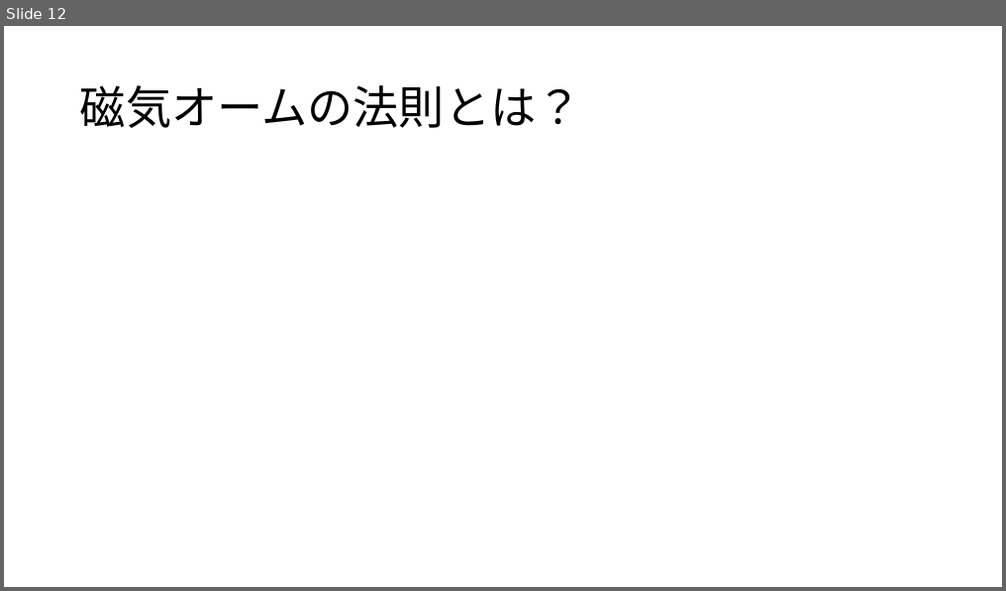
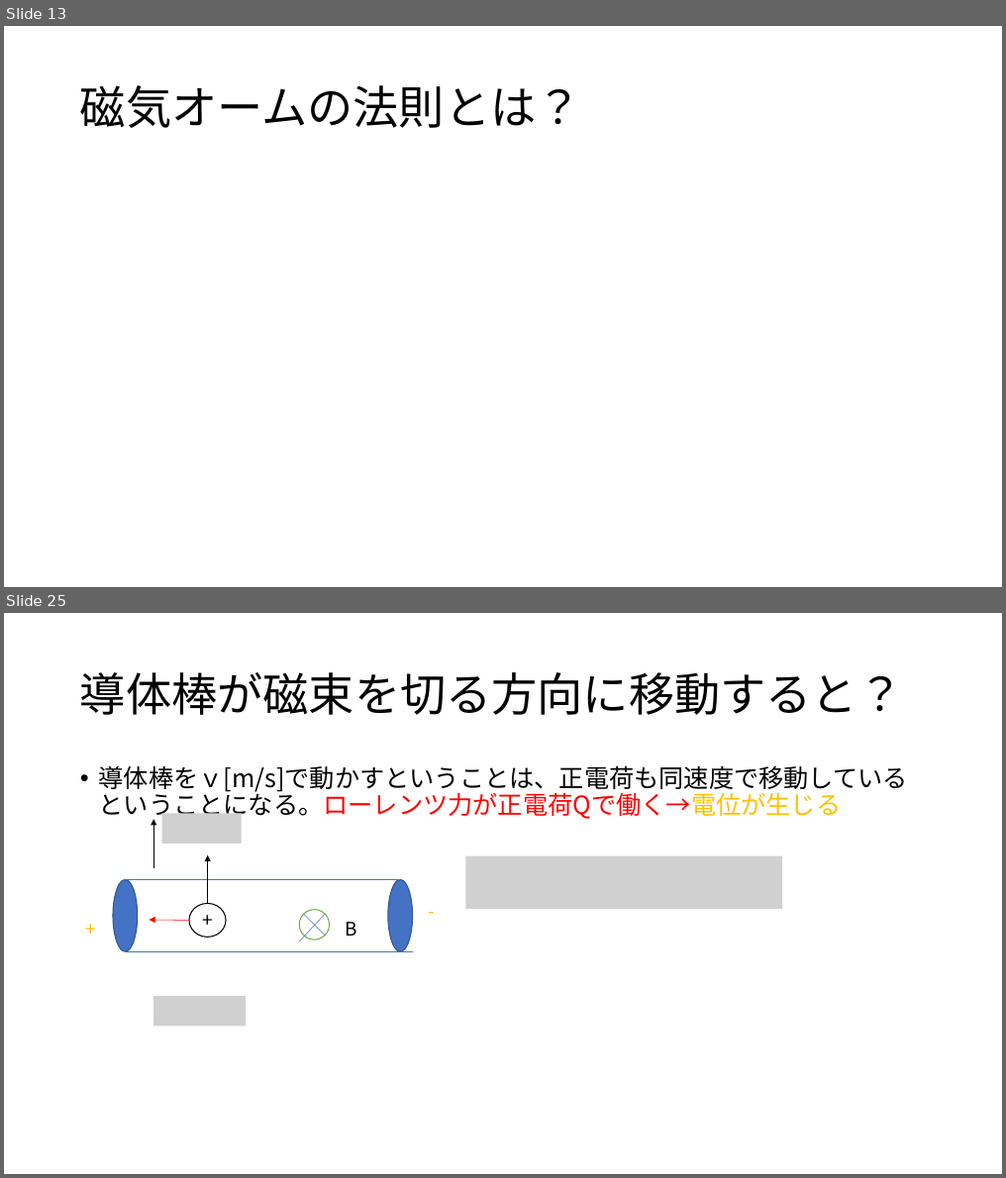
Before and after one commit to irucairuca/denkinonigemichi, a slide deck: irucadenkidaigaku/slide/jiki.pptm. Shown one above the other, each under a label of ours: slide 12 before the commit, slides 13 and 25 after it; the slides between them are not shown. The pictures are 1006x591 and 1006x1178 pixels, drawn with LibreOffice and Linux fonts; fonts in the diff are those of the drawing; grey boxes stand for pictures. Boxes give left, top, right and bottom in pixels: in the first picture for what was removed or moved away, otherwise in the second. Text is boxed around its words. In the diff, an @@ line names an element or a change of style, - is before the commit and + after.

```diff
--- a/irucadenkidaigaku/slide/jiki.pptm
+++ b/irucadenkidaigaku/slide/jiki.pptm
@@ slide 25 added at (4,613,1002,1174), background #FFFFFF @@
@@ title added at (80,672,903,715), 44 pt, text #000000 @@
+導体棒が磁束を切る方向に移動すると？
@@ text added at (99,765,908,821), 24 pt, text #000000 @@
+• 導体棒をｖ[m/s]で動かすということは、正電荷も同速度で移動しているということになる。ローレンツ力が正電荷Qで働く→電位が生じる
@@ arrow added from (153, 868) to (153, 819), #000000 0.5 pt @@
@@ picture added at (162,814,242,844) @@
@@ ellipse added at (113,879,138,952), fill #4472C4, outline #325491 1 pt @@
@@ line added from (126, 879) to (400, 879), #4472C4 0.5 pt @@
@@ arrow added from (208, 904) to (208, 856), #000000 0.5 pt @@
@@ ellipse added at (388,879,413,952), fill #4472C4, outline #325491 1 pt @@
@@ picture added at (466,857,782,909) @@
@@ ellipse added at (189,903,226,937), fill #FFFFFF, outline #000000 1 pt, 18 pt, text #000000 @@
++
@@ ellipse added at (300,909,330,940), fill #FFFFFF, outline #70AD47 1 pt @@
@@ text added at (421,896,496,926), 18 pt, text #FFC000 @@
+-
@@ text added at (78,914,107,944), 18 pt, text #FFC000 @@
++
@@ arrow added from (189, 921) to (150, 920), #FF0000 0.5 pt @@
@@ line added from (300, 942) to (325, 914), #4472C4 0.5 pt @@
@@ line added from (303, 914) to (325, 936), #4472C4 0.5 pt @@
@@ text added at (345,922,356,936), 18 pt, text #000000 @@
+B
@@ line added from (126, 953) to (413, 953), #4472C4 0.5 pt @@
@@ picture added at (153,996,246,1026) @@
@@ what was slide 12 is now slide 13 @@
```
Also in this commit, not shown: 2 slides changed, 25 other slides added.
